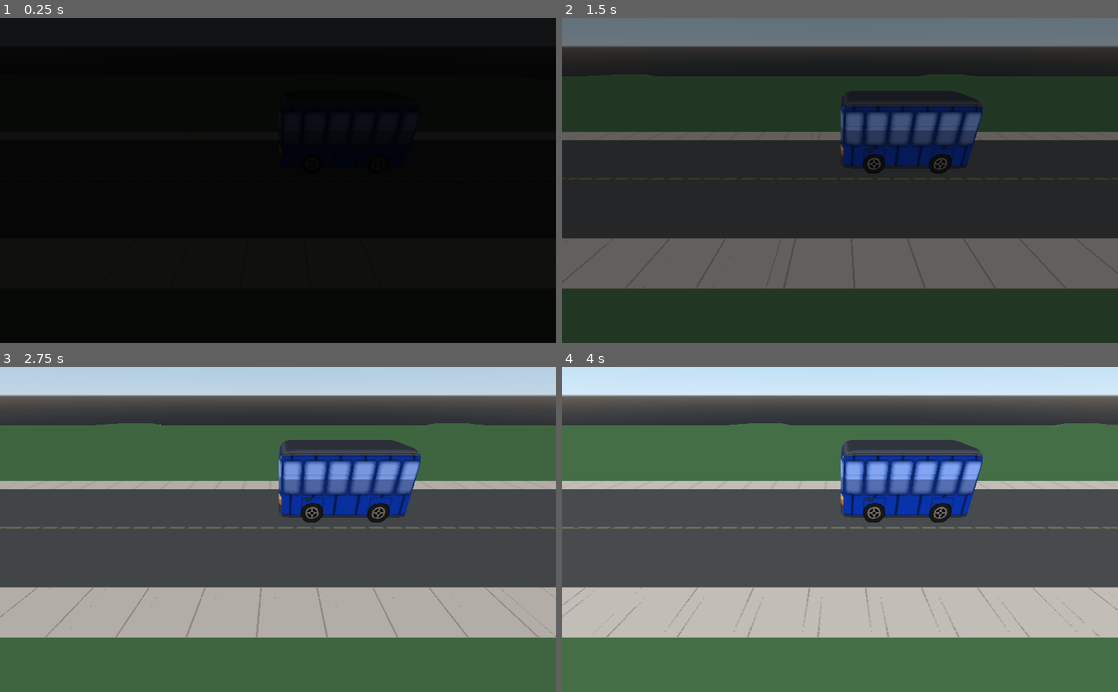
Above: before the commit, frames 1-4 (two rows, left to right).
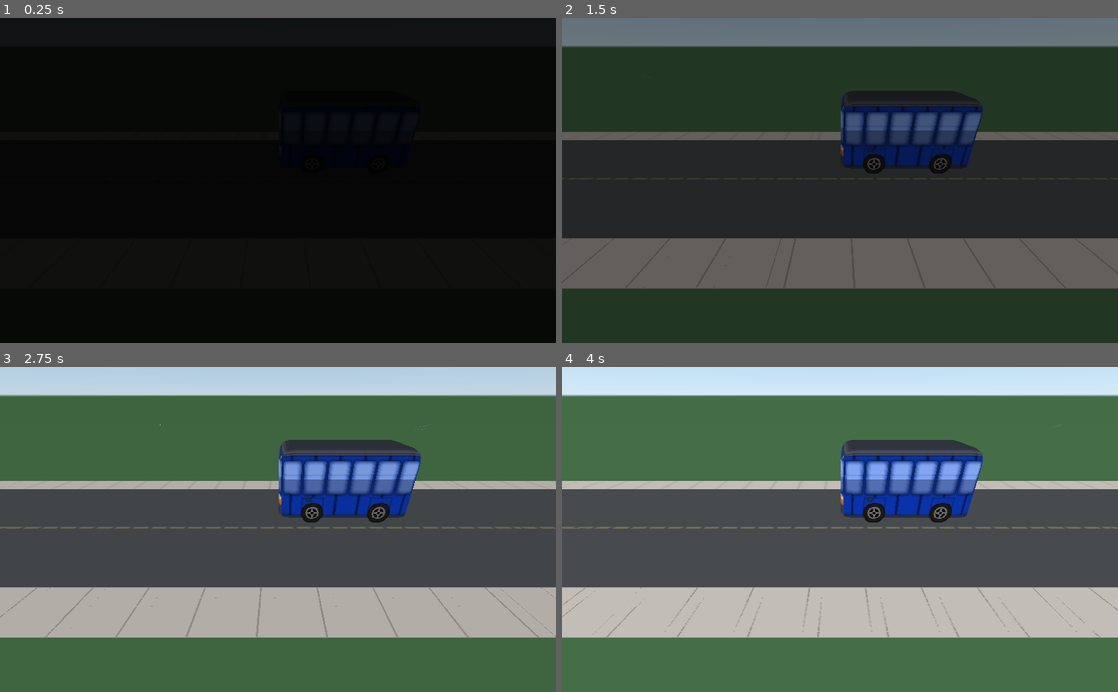
Above: after the commit, the same moments.

Repository: JeffKazuk/Ludum45
Game: Godot game, scene res://characters/bus/BusScene.tscn
Two runs of this game, one before a commit and one after it. Both use one fixed random seed, a clock stepped at 60 frames per second and the inputs below. This scene is started directly instead of the project's main scene.
Inputs:
- Up to frame 1 (0.25 s): no input
- Up to frame 2 (1.5 s): hold D (strafe_right) 0.53-1.28 s; hold S (move_back) from 1.28 s (still down)
- Up to frame 3 (2.75 s): release S (move_back) at 2.03 s; hold D (strafe_right) from 2.03 s (still down)
- Up to frame 4 (4 s): release D (strafe_right) at 2.78 s; hold W (move_forward) 2.78-3.53 s; hold A (strafe_left) from 3.53 s (still down)

The runs differ from the first frame. In frame 2, 3.4% of the frame differs, in the area x 0-100%, y 13-18%; in frame 3, 8.2%; in frame 4, 8.7%, in the area x 0-100%, y 8-18%.

Commit message:
sdfsdf

Diff:
--- a/characters/bus/BusScene.tscn
+++ b/characters/bus/BusScene.tscn
@@ -1,8 +1,9 @@
-[gd_scene load_steps=4 format=2]
+[gd_scene load_steps=5 format=2]
 
 [ext_resource path="res://characters/bus/BusScene.gd" type="Script" id=1]
-[ext_resource path="res://characters/bus/realbus.tscn" type="PackedScene" id=2]
-[ext_resource path="res://transitions/fade.tscn" type="PackedScene" id=3]
+[ext_resource path="res://transitions/roadenv.tres" type="Environment" id=2]
+[ext_resource path="res://characters/bus/realbus.tscn" type="PackedScene" id=3]
+[ext_resource path="res://transitions/fade.tscn" type="PackedScene" id=4]
 
 [node name="Bus Scene" type="Spatial"]
 script = ExtResource( 1 )
@@ -11,10 +12,11 @@
 
 [node name="Camera" type="Camera" parent="."]
 transform = Transform( -4.37114e-08, -0.5, 0.866025, 0, 0.866025, 0.5, -1, 2.18557e-08, -3.78552e-08, 11.7746, 6.13205, -4.04089 )
+environment = ExtResource( 2 )
 
-[node name="Scene Root" parent="." instance=ExtResource( 2 )]
+[node name="Scene Root" parent="." instance=ExtResource( 3 )]
 transform = Transform( -2.62268e-08, 0, -0.6, 0, 0.6, 0, 0.6, 0, -2.62268e-08, -2.60294, 0.314294, -7.66979 )
 
-[node name="fade" parent="." instance=ExtResource( 3 )]
+[node name="fade" parent="." instance=ExtResource( 4 )]
 fadeTime = 3
 alphaEnd = 0
--- a/models/realRoad.tscn
+++ b/models/realRoad.tscn
@@ -1,6 +1,17 @@
-[gd_scene load_steps=2 format=2]
+[gd_scene load_steps=3 format=2]
 
 [ext_resource path="res://models/start.dae" type="PackedScene" id=1]
+[ext_resource path="res://images/Tree.png" type="Texture" id=2]
 
 [node name="Scene Root" instance=ExtResource( 1 )]
 transform = Transform( -4.37114e-08, 0, 1, 0, 1, 0, -1, 0, -4.37114e-08, 0, 0, 0 )
+
+[node name="Sprite3D" type="Sprite3D" parent="." index="2"]
+transform = Transform( 1, 0, 0, 0, 1, 0, 0, 0, 1, -1.67029e-06, 8.77431, 38.2119 )
+pixel_size = 0.25
+texture = ExtResource( 2 )
+
+[node name="Sprite3D2" type="Sprite3D" parent="." index="3"]
+transform = Transform( 0.999998, -0.00211088, -9.59233e-14, 0.00211088, 0.999998, 9.22697e-11, -9.59233e-14, -9.22697e-11, 1, -10.1983, 8.9312, 40.0359 )
+pixel_size = 0.25
+texture = ExtResource( 2 )
--- /dev/null
+++ b/transitions/roadenv.tres
@@ -0,0 +1,9 @@
+[gd_resource type="Environment" load_steps=2 format=2]
+
+[sub_resource type="ProceduralSky" id=1]
+ground_bottom_color = Color( 0.266667, 0.431373, 0.27451, 1 )
+ground_horizon_color = Color( 0.266667, 0.431373, 0.27451, 1 )
+
+[resource]
+background_mode = 2
+background_sky = SubResource( 1 )
Not shown, added: images/Tree.png.import
